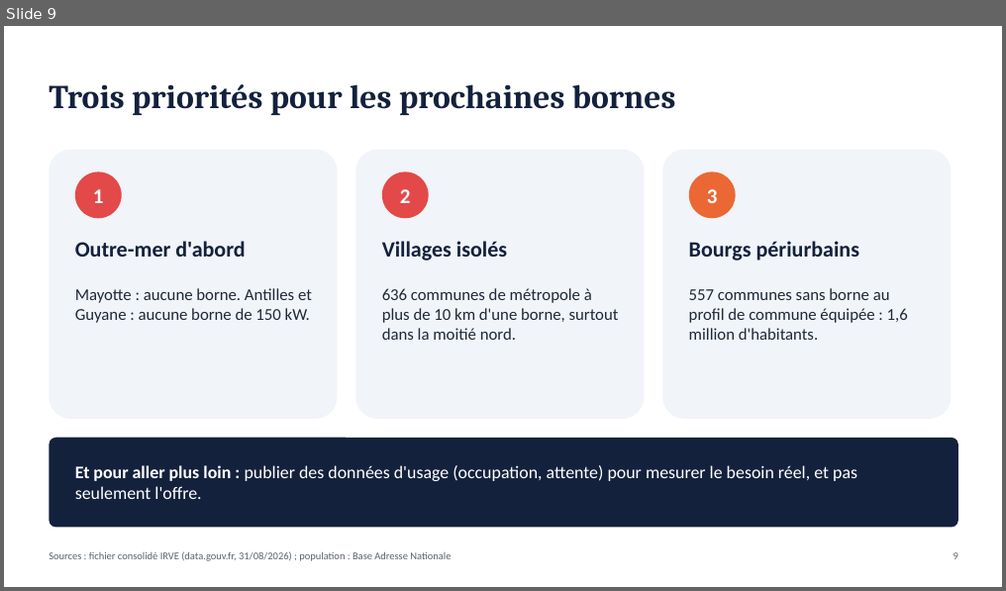
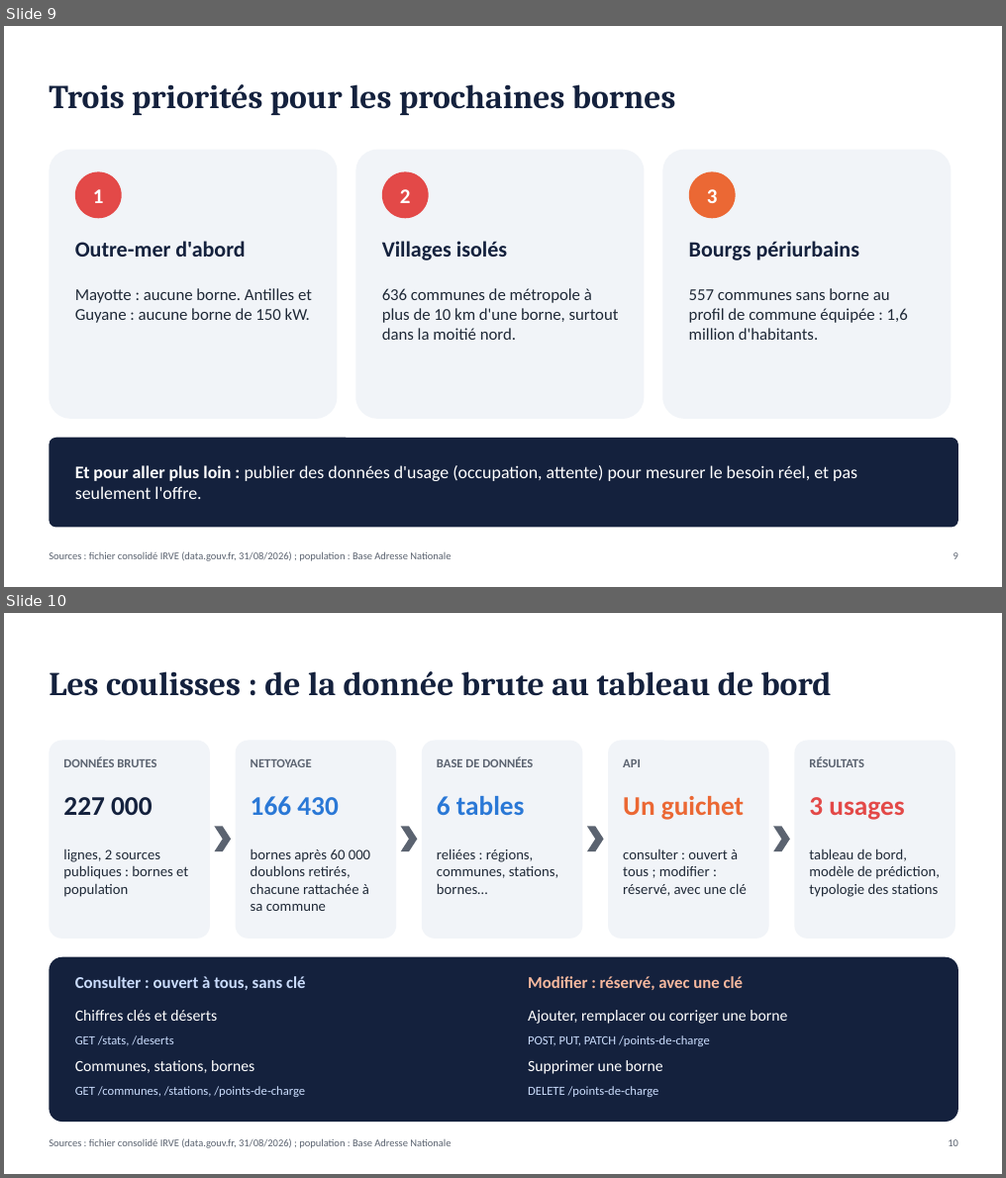
Before and after one commit to CharmelleG/irve-bornes-recharge-ml_Charmelle, a slide deck: docs/restitution_irve.pptx. Shown one above the other, each under a label of ours: slide 9 before the commit, slides 9 and 10 after it. The pictures are 1006x591 and 1006x1178 pixels, drawn with LibreOffice and Linux fonts; fonts in the diff are those of the drawing. Boxes give left, top, right and bottom in pixels: in the first picture for what was removed or moved away, otherwise in the second. Text is boxed around its words. In the diff, an @@ line names an element or a change of style, - is before the commit and + after.

```diff
--- a/docs/restitution_irve.pptx
+++ b/docs/restitution_irve.pptx
@@ slide 10 added at [4, 613, 1002, 1174], background #FFFFFF @@
@@ text added at [49, 671, 832, 696], 32 pt, text #14213D, bold @@
+Les coulisses : de la donnée brute au tableau de bord
@@ rounded rectangle added at [49, 741, 210, 939], fill #F1F4F8 @@
@@ text added at [63, 757, 156, 767], 12 pt, text #5B6370, bold @@
+DONNÉES BRUTES
@@ rounded rectangle added at [236, 741, 396, 939], fill #F1F4F8 @@
@@ text added at [251, 760, 312, 767], 12 pt, text #5B6370, bold @@
+NETTOYAGE
@@ rounded rectangle added at [422, 741, 583, 939], fill #F1F4F8 @@
@@ text added at [437, 757, 533, 767], 12 pt, text #5B6370, bold @@
+BASE DE DONNÉES
@@ rounded rectangle added at [608, 741, 769, 939], fill #F1F4F8 @@
@@ text added at [623, 760, 641, 767], 12 pt, text #5B6370, bold @@
+API
@@ rounded rectangle added at [795, 741, 955, 939], fill #F1F4F8 @@
@@ text added at [809, 757, 864, 767], 12 pt, text #5B6370, bold @@
+RÉSULTATS
@@ text added at [63, 797, 152, 815], 26 pt, text #14213D, bold @@
+227 000
@@ text added at [251, 796, 338, 815], 26 pt, text #2A78D6, bold @@
+166 430
@@ text added at [437, 796, 525, 815], 26 pt, text #2A78D6, bold @@
+6 tables
@@ text added at [623, 796, 744, 820], 26 pt, text #EB6834, bold @@
+Un guichet
@@ text added at [809, 797, 904, 820], 26 pt, text #E34948, bold @@
+3 usages
@@ text added at [63, 850, 188, 897], 14 pt, text #1F2937 @@
+lignes, 2 sources publiques : bornes et population
@@ chevron added at [214, 827, 231, 852], fill #5B6370 @@
@@ text added at [251, 850, 370, 911], 14 pt, text #1F2937 @@
+bornes après 60 000 doublons retirés, chacune rattachée à sa commune
@@ chevron added at [401, 827, 417, 852], fill #5B6370 @@
@@ text added at [437, 849, 558, 894], 14 pt, text #1F2937 @@
+reliées : régions, communes, stations, bornes…
@@ chevron added at [587, 827, 604, 852], fill #5B6370 @@
@@ text added at [623, 850, 746, 896], 14 pt, text #1F2937 @@
+consulter : ouvert à tous ; modifier : réservé, avec une clé
@@ chevron added at [773, 827, 790, 852], fill #5B6370 @@
@@ text added at [809, 849, 940, 897], 14 pt, text #1F2937 @@
+tableau de bord, modèle de prédiction, typologie des stations
@@ rounded rectangle added at [49, 958, 958, 1122], fill #14213D @@
@@ text added at [75, 976, 306, 990], 16 pt, text #CADCFC, bold @@
+Consulter : ouvert à tous, sans clé
@@ text added at [528, 976, 744, 990], 16 pt, text #F6B89E, bold @@
+Modifier : réservé, avec une clé
@@ text added at [75, 1010, 305, 1097], 12 pt, text #CADCFC @@
+Chiffres clés et déserts
+GET /stats, /deserts
+Communes, stations, bornes
+GET /communes, /stations, /points‑de‑charge
@@ text added at [528, 1010, 787, 1097], 12 pt, text #CADCFC @@
+Ajouter, remplacer ou corriger une borne
+POST, PUT, PATCH /points‑de‑charge
+Supprimer une borne
+DELETE /points‑de‑charge
@@ text added at [49, 1139, 450, 1149], 10 pt, text #5B6370 @@
+Sources : fichier consolidé IRVE (data.gouv.fr, 31/08/2026) ; population : Base Adresse Nationale
@@ text added at [947, 1140, 958, 1147], 10 pt, text #5B6370 @@
+10
```
Also in this commit, not shown: 2 slides changed, 1 other file.
